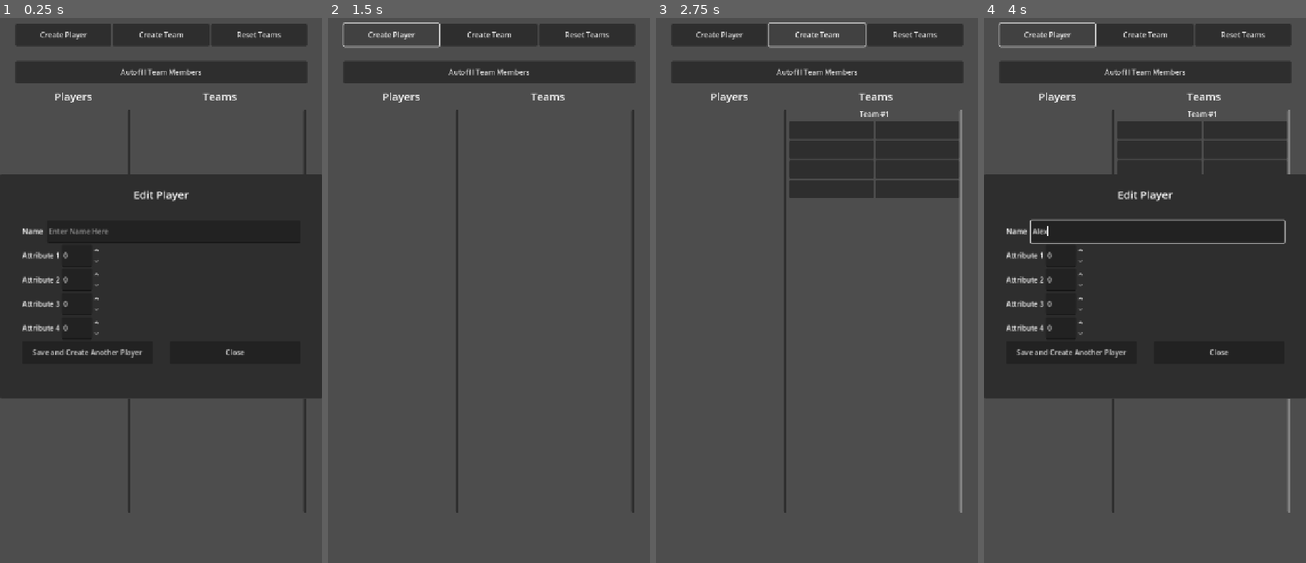
Above: before the commit, frames 1-4 (left to right).
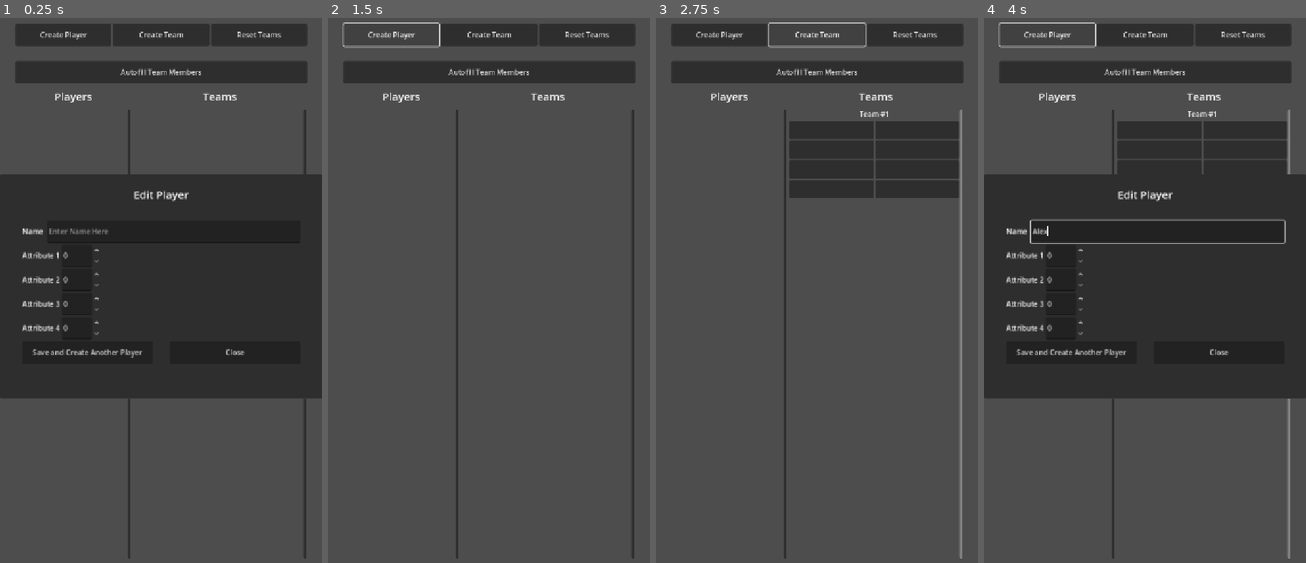
Above: after the commit, the same moments.

Repository: lehmanad1/square-mile-team-maker
Game: Godot game, scene res://scene/team_maker_scene.tscn
Same seed, same stepped clock (60 frames per second), same inputs: the game is played once before the commit and once after it.
Inputs (mouse positions are in pixels of both pictures, inside the frame that each line leads up to):
- Up to frame 1 (0.25 s): no input
- Up to frame 2 (1.5 s): click (501, 230) at 0.52 s; type "Alex" at 0.6 s; click "Create Player" at 1.25 s
- Up to frame 3 (2.75 s): click "Create Team" at 2 s
- Up to frame 4 (4 s): click "Autofill Team Members" at 2.75 s; click "Create Player" at 3.5 s

The runs differ from the first frame. In frame 1, 0.1% of the frame differs, in the area x 39-96%, y 90-100%; in frame 2, 0.1%; in frame 3, 0.1%; in frame 4, 0.1%.

Commit message:
fixed scaling I think

Diff:
--- a/square-mile-team-maker/scene/team_maker_scene.tscn
+++ b/square-mile-team-maker/scene/team_maker_scene.tscn
@@ -53,8 +53,11 @@
 script = ExtResource("6_cj4bg")
 
 [node name="UIGridContainer" type="VBoxContainer" parent="CanvasLayer"]
-offset_right = 720.0
-offset_bottom = 1280.0
+anchors_preset = 15
+anchor_right = 1.0
+anchor_bottom = 1.0
+grow_horizontal = 2
+grow_vertical = 2
 size_flags_horizontal = 3
 size_flags_vertical = 3
 
@@ -141,8 +144,8 @@
 layout_mode = 2
 
 [node name="MainRow" type="HBoxContainer" parent="CanvasLayer/UIGridContainer"]
-custom_minimum_size = Vector2(0, 900)
 layout_mode = 2
+size_flags_vertical = 3
 
 [node name="VerticalSpaceControl1" type="Control" parent="CanvasLayer/UIGridContainer/MainRow"]
 custom_minimum_size = Vector2(30, 50)
@@ -183,6 +186,4 @@
 layout_mode = 2
 
 [node name="BottomRow" type="HBoxContainer" parent="CanvasLayer/UIGridContainer"]
-custom_minimum_size = Vector2(0, 100)
 layout_mode = 2
-size_flags_vertical = 3
